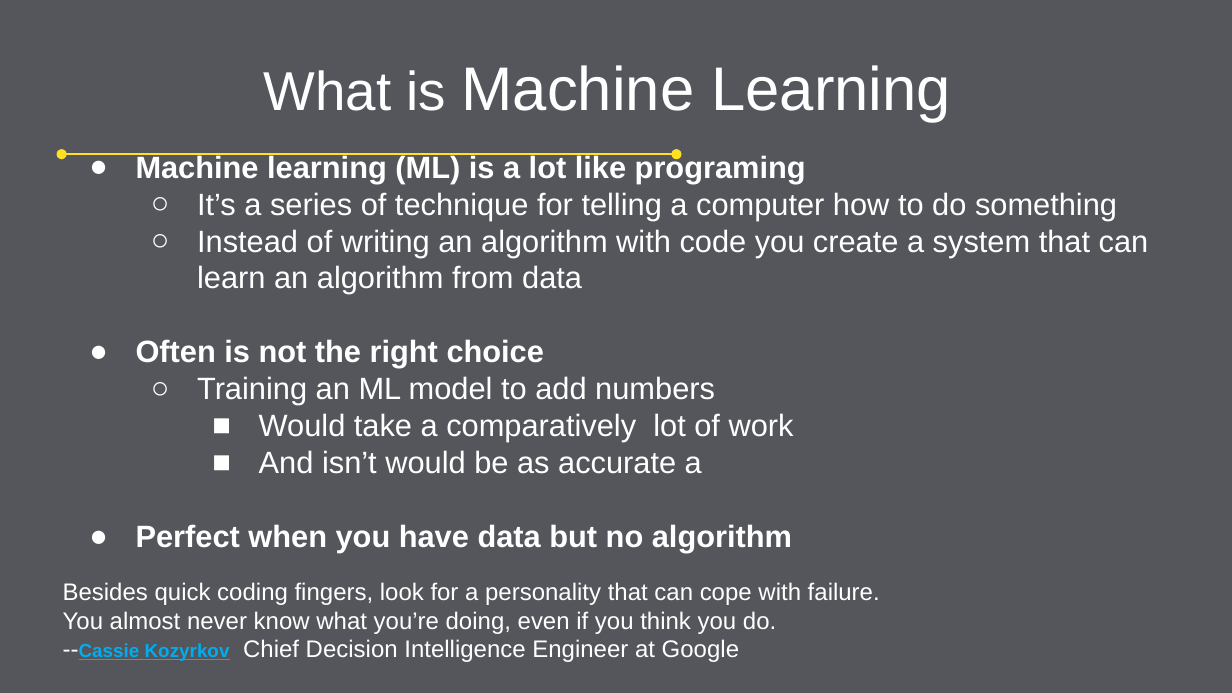
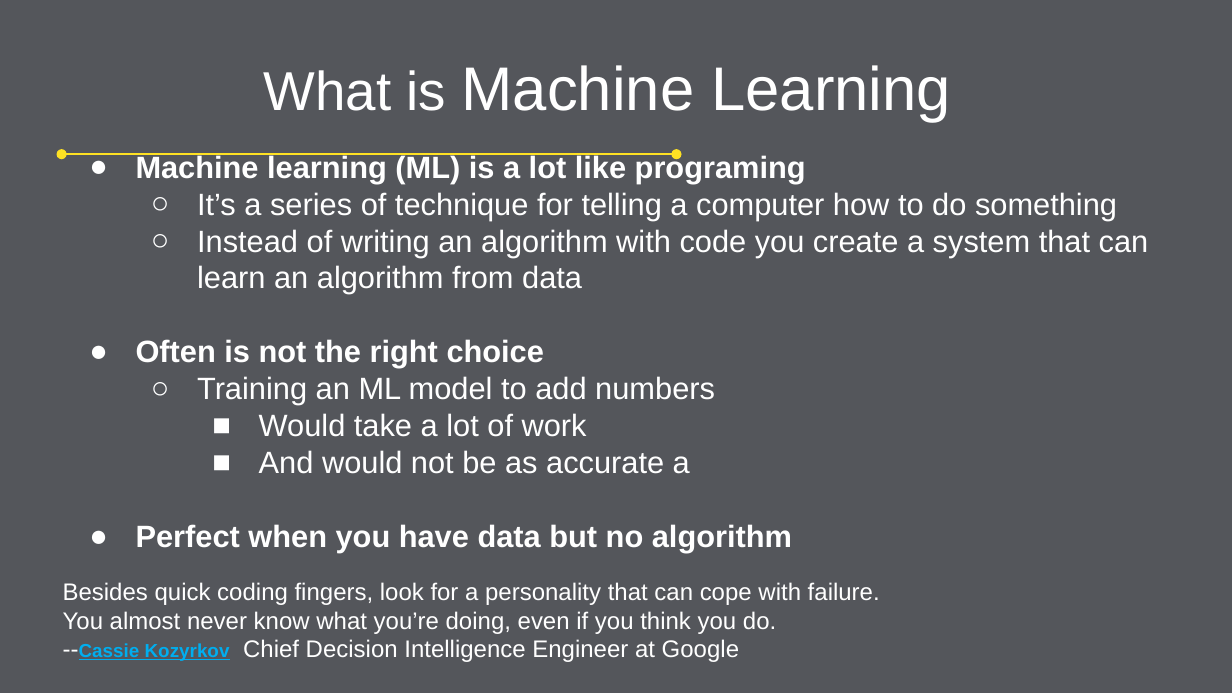
Before and after one commit to The-Hungry-Caterpillar/DNNWS_2022, a slide deck: slide 2 of slides/Introduction.pptx. Drawn at 1232x693 pixels with LibreOffice and Linux fonts; fonts in the diff are those of the drawing; background and template pictures are left out. Boxes give left, top, right and bottom in pixels: in the first picture for what was removed or moved away, otherwise in the second. Text is boxed around its words. In the diff, an @@ line names an element or a change of style, - is before the commit and + after.

```diff
--- a/slides/Introduction.pptx
+++ b/slides/Introduction.pptx
@@ text at <box>259,413,690,474</box>: text changed @@
-    ■ Would take a comparatively lot of work
-    ■ And isn’t would be as accurate a
+    ■ Would take a lot of work
+    ■ And would not be as accurate a
```
Also in this commit, not shown: 1 other file.
